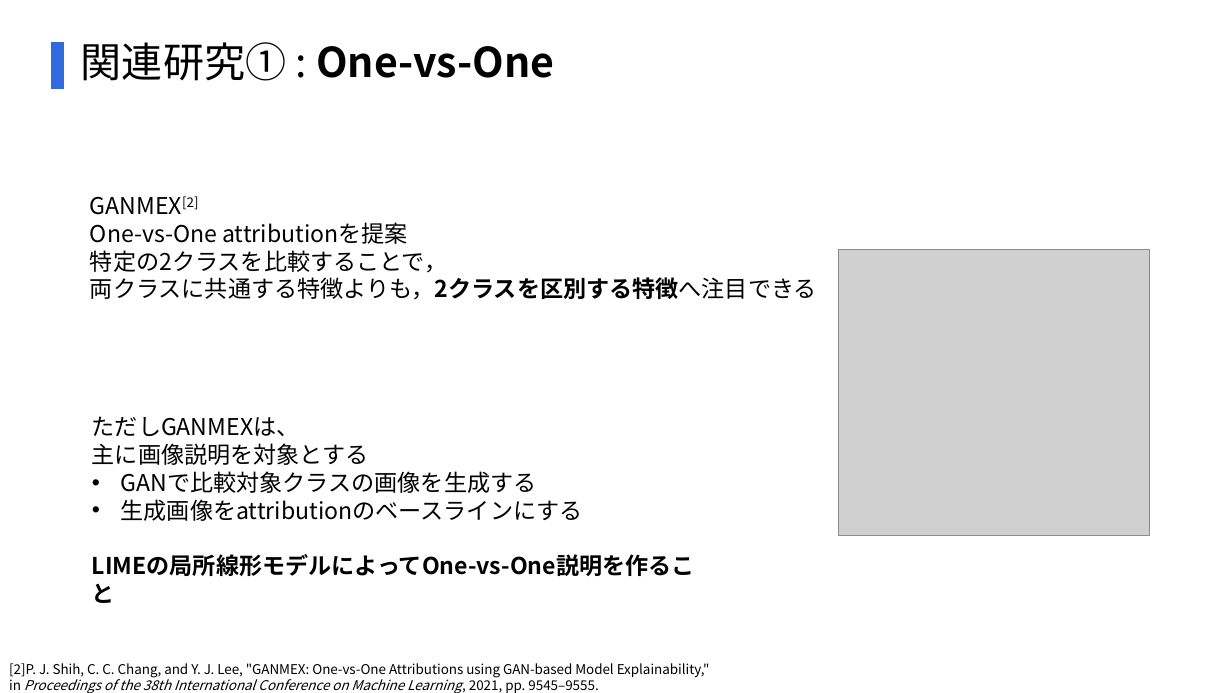
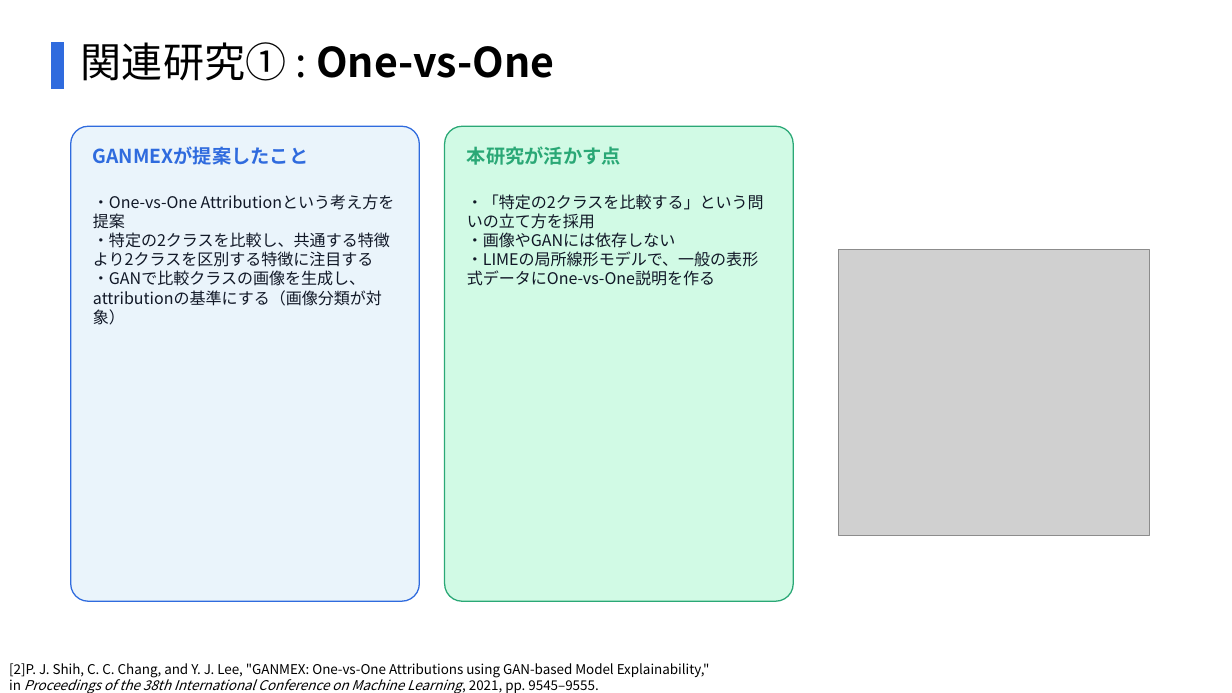
Before and after one commit to SoutaIkegame/Multi-Class-LIME-v2, a slide deck: slide 17 of pptx/MIDTERM_PRESENTATION_v3.pptx. Drawn at 1232x693 pixels with LibreOffice and Linux fonts; fonts in the diff are those of the drawing; grey boxes stand for pictures. Boxes give left, top, right and bottom in pixels: in the first picture for what was removed or moved away, otherwise in the second. Text is boxed around its words. In the diff, an @@ line names an element or a change of style, - is before the commit and + after.

```diff
--- a/pptx/MIDTERM_PRESENTATION_v3.pptx
+++ b/pptx/MIDTERM_PRESENTATION_v3.pptx
@@ rounded rectangle added at (71, 127, 420, 602), fill #EAF4FB, outline #2F6BDE 1 pt @@
@@ text added at (93, 146, 308, 165), 15 pt, text #2F6BDE, bold @@
+GANMEXが提案したこと
@@ rounded rectangle added at (445, 127, 793, 602), fill #D1FAE5, outline #2AA876 1 pt @@
@@ text added at (467, 146, 621, 165), 15 pt, text #2AA876, bold @@
+本研究が活かす点
@@ text removed at (90, 196, 817, 300) @@
-GANMEX[2]
-One-vs-One attributionを提案
-特定の2クラスを比較することで，
-両クラスに共通する特徴よりも，2クラスを区別する特徴へ注目できる
@@ text added at (93, 196, 390, 325), 12.5 pt, text #111827 @@
+・One-vs-One Attributionという考え方を提案
+・特定の2クラスを比較し、共通する特徴より2クラスを区別する特徴に注目する
+・GANで比較クラスの画像を生成し、attributionの基準にする（画像分類が対象）
@@ text added at (467, 194, 764, 286), 12.5 pt, text #111827 @@
+・「特定の2クラスを比較する」という問いの立て方を採用
+・画像やGANには依存しない
+・LIMEの局所線形モデルで、一般の表形式データにOne-vs-One説明を作る
@@ text removed at (92, 416, 695, 576) @@
-ただしGANMEXは、
-主に画像説明を対象とする
-• GANで比較対象クラスの画像を生成する
-• 生成画像をattributionのベースラインにする
-LIMEの局所線形モデルによってOne-vs-One説明を作ること
```
Also in this commit, not shown: 4 other slides changed, 2 other files.
